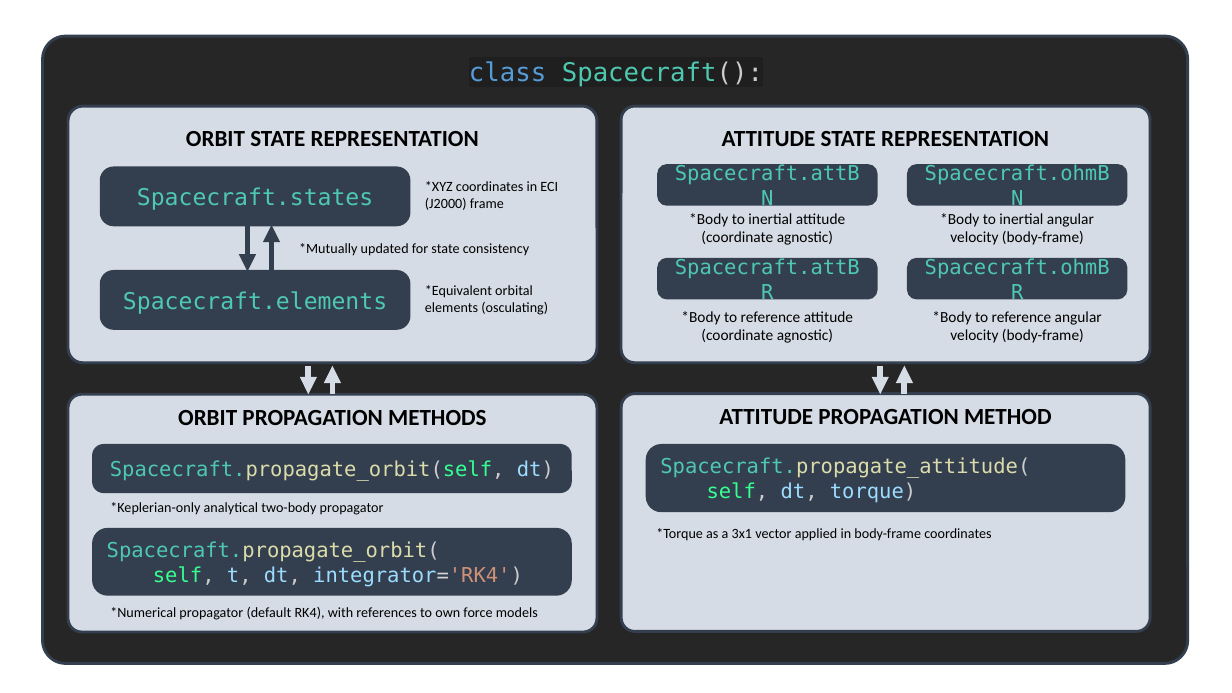
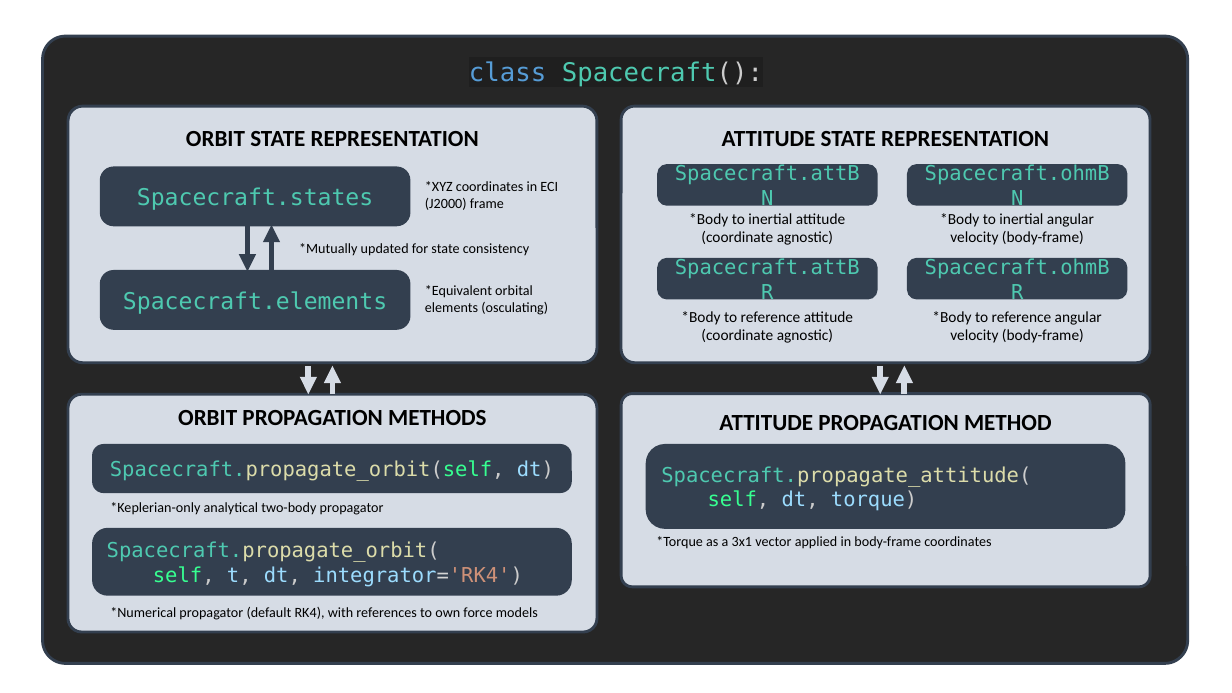
Before and after one commit to sammmlow/AA279C, a slide deck: slide 9 of graphics.pptx. Drawn at 1232x693 pixels with LibreOffice and Linux fonts; fonts in the diff are those of the drawing. Boxes give left, top, right and bottom in pixels: in the first picture for what was removed or moved away, otherwise in the second. Text is boxed around its words. In the diff, an @@ line names an element or a change of style, - is before the commit and + after.

Commit message:
Updated graphics in powerpoint

```diff
--- a/graphics.pptx
+++ b/graphics.pptx
@@ rounded rectangle "ATTITUDE PROPAGATION METHOD": place and size @@
-rounded rectangle "ATTITUDE PROPAGATION METHOD" at bbox=[621, 394, 1150, 631]
+rounded rectangle "ATTITUDE PROPAGATION METHOD" at bbox=[621, 394, 1150, 587]
@@ rounded rectangle "Spacecraft.propagate_attitude(": place and size @@
-rounded rectangle "Spacecraft.propagate_attitude(" at bbox=[647, 445, 1124, 511]
+rounded rectangle "Spacecraft.propagate_attitude(" at bbox=[647, 445, 1124, 528]
@@ text "*Torque as a 3x1 vector ...": place and size @@
-text "*Torque as a 3x1 vector ..." at bbox=[656, 528, 991, 541]
+text "*Torque as a 3x1 vector ..." at bbox=[656, 536, 991, 549]
```
